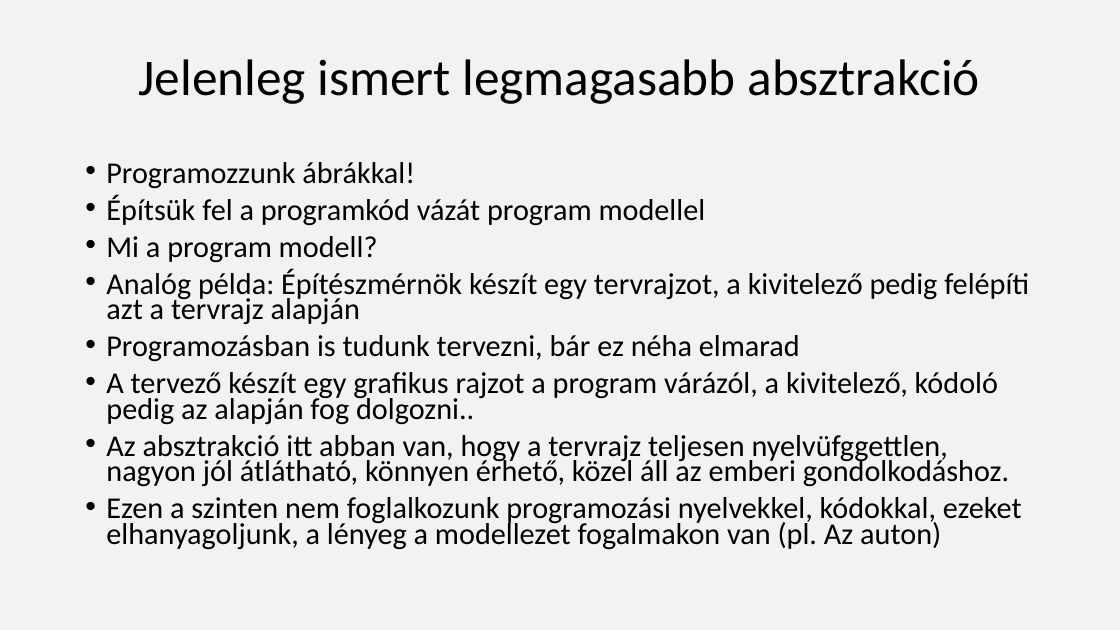
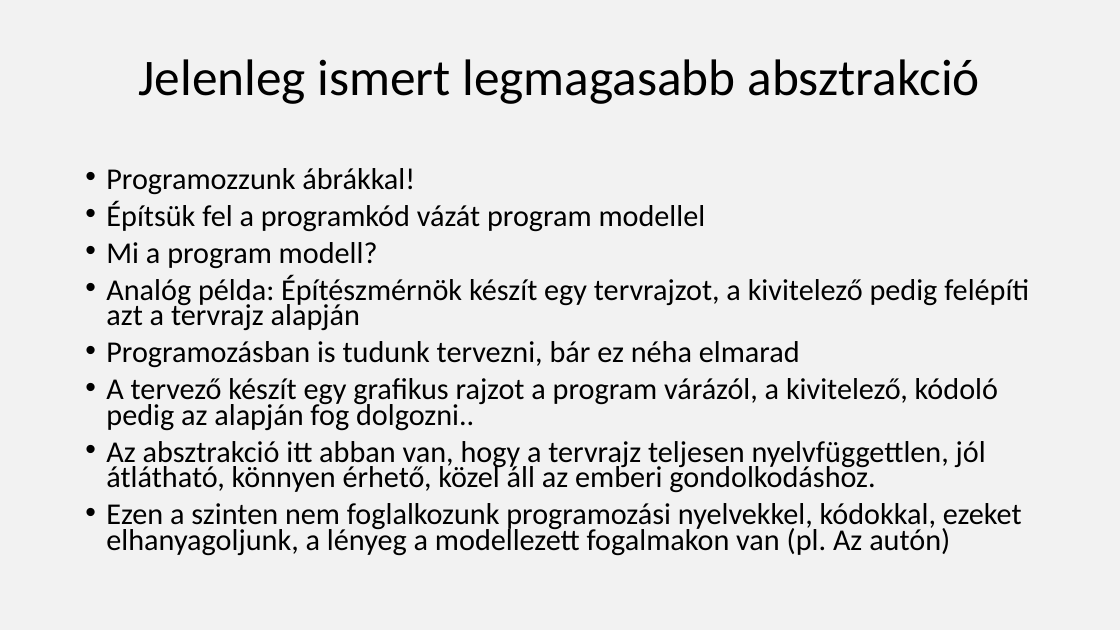
Before and after one commit to nagyandras95/Egyetem, a slide deck: slide 13 of efop/03/Absztakciós szintek a programozásban.pptx. Drawn at 1120x630 pixels with LibreOffice and Linux fonts; fonts in the diff are those of the drawing. Boxes give left, top, right and bottom in pixels: in the first picture for what was removed or moved away, otherwise in the second. Text is boxed around its words. In the diff, an @@ line names an element or a change of style, - is before the commit and + after.

```diff
--- a/efop/03/Absztakciós szintek a programozásban.pptx
+++ b/efop/03/Absztakciós szintek a programozásban.pptx
@@ text at box(106, 441, 1022, 556): text changed @@
-• Az absztrakció itt abban van, hogy a tervrajz teljesen nyelvüfggettlen, nagyon jól átlátható, könnyen érhető, közel áll az emberi gondolkodáshoz.
-• Ezen a szinten nem foglalkozunk programozási nyelvekkel, kódokkal, ezeket elhanyagoljunk, a lényeg a modellezet fogalmakon van (pl. Az auton)
+• Az absztrakció itt abban van, hogy a tervrajz teljesen nyelvfüggettlen, jól átlátható, könnyen érhető, közel áll az emberi gondolkodáshoz.
+• Ezen a szinten nem foglalkozunk programozási nyelvekkel, kódokkal, ezeket elhanyagoljunk, a lényeg a modellezett fogalmakon van (pl. Az autón)
```
Also in this commit, not shown: 12 other slides changed, 9 other files.
